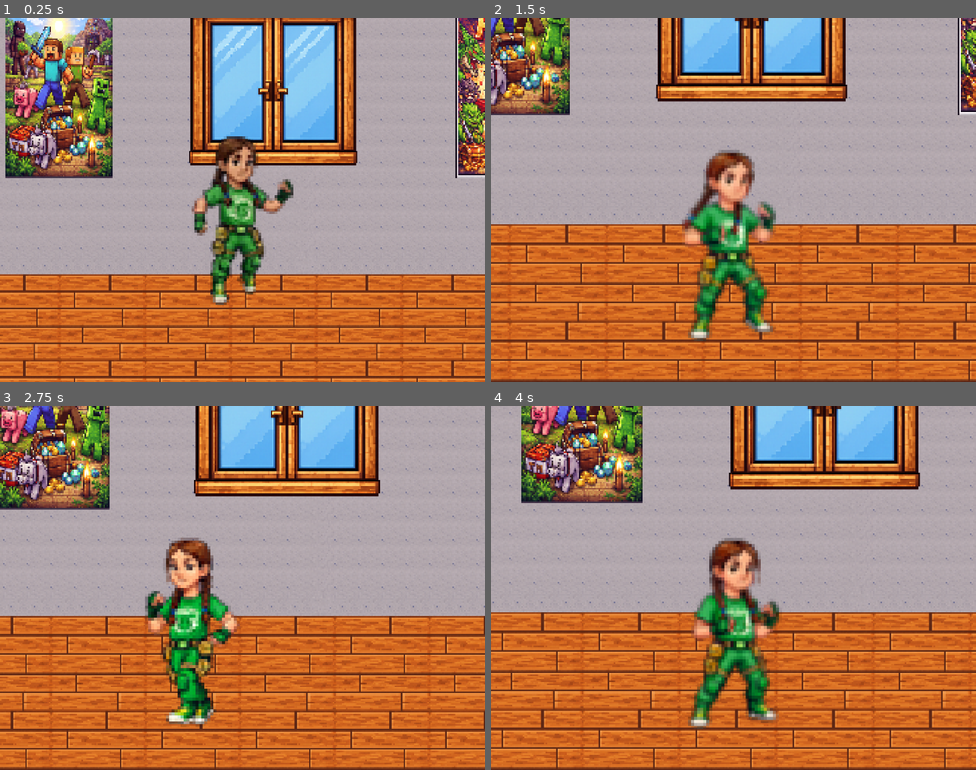
Above: before the commit, frames 1-4 (two rows, left to right).
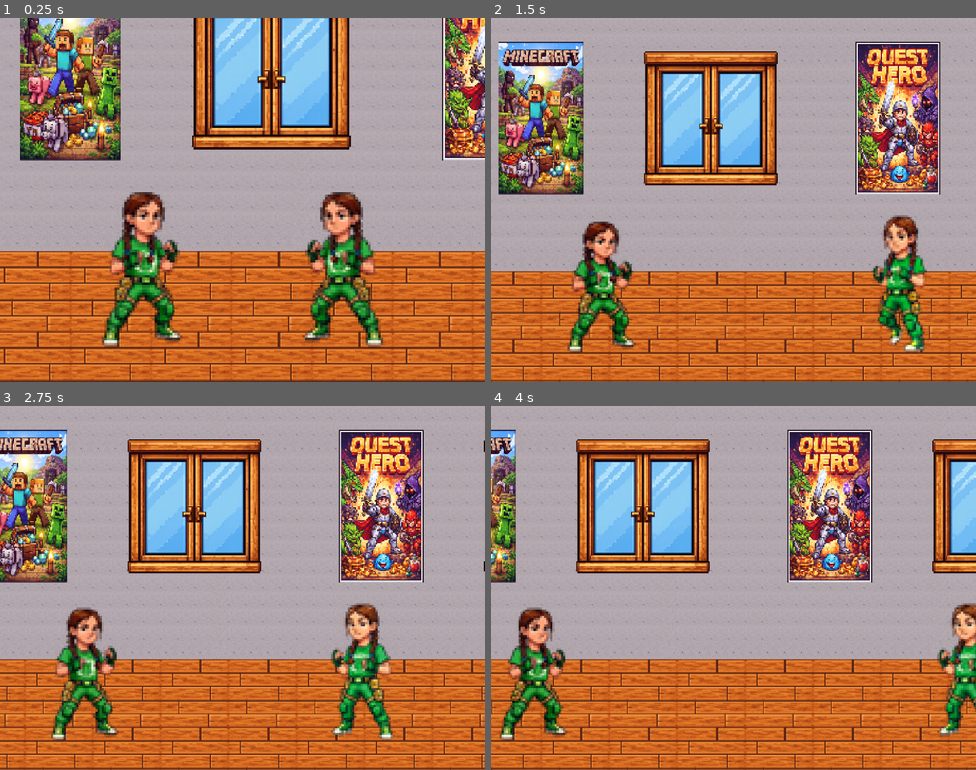
Above: after the commit, the same moments.

Repository: javierarguello/family-fight
Game: Godot game, scene res://scenes/game.tscn
Two runs of this game, one before a commit and one after it. Both use one fixed random seed, a clock stepped at 60 frames per second and the inputs below.
Inputs:
- Up to frame 1 (0.25 s): no input
- Up to frame 2 (1.5 s): hold Right (ui_right) from 0.53 s (still down); tap K (kick) at 0.6 s; tap Space (jump) at 0.77, 1.07 s; tap J (punch) at 0.8, 1.35 s
- Up to frame 3 (2.75 s): tap Space (jump) at 1.52, 1.55, 1.82, 2.1 s; release Right (ui_right) at 2.03 s; hold Left (ui_left) from 2.03 s (still down); tap K (kick) at 2.3 s
- Up to frame 4 (4 s): release Left (ui_left) at 2.78 s; hold Right (ui_right) from 2.78 s (still down); tap K (kick) at 2.85 s; tap Space (jump) at 3.02, 3.32, 3.77, 3.8 s; tap J (punch) at 3.05, 3.6 s

The runs differ from the first frame. In frame 1, 53% of the frame differs, in the area x 0-100%, y 0-100%; in frame 2, 65%; in frame 3, 63%; in frame 4, 65%.

Commit message:
multiple player support

Diff:
--- /dev/null
+++ b/characters/mila/mila.tres
@@ -0,0 +1,21 @@
+[gd_resource type="Resource" script_class="CharacterData" load_steps=6 format=3]
+
+[ext_resource type="Script" path="res://scripts/character_data.gd" id="1_script"]
+[ext_resource type="AudioStream" path="res://audio/mila_punch.wav" id="2_punch"]
+[ext_resource type="AudioStream" path="res://audio/mila_double_punch.wav" id="3_double_punch"]
+[ext_resource type="AudioStream" path="res://audio/mila_power_kick.wav" id="4_kick"]
+[ext_resource type="AudioStream" path="res://audio/mila_jump.wav" id="5_jump"]
+
+[resource]
+script = ExtResource("1_script")
+character_name = "Mila"
+speed = 130.0
+jump_velocity = -300.0
+sprite_frames = null
+punch_sound = ExtResource("2_punch")
+double_punch_sound = ExtResource("3_double_punch")
+kick_sound = ExtResource("4_kick")
+jump_sound = ExtResource("5_jump")
+punch_sound_frame = 2
+kick_sound_frame = 1
+jump_sound_frame = 1
--- a/project.godot
+++ b/project.godot
@@ -42,6 +42,70 @@
 , Object(InputEventJoypadButton,"resource_local_to_scene":false,"resource_name":"","device":-1,"button_index":0,"pressure":0.0,"pressed":false,"script":null)
 ]
 }
+p1_left={
+"deadzone": 0.2,
+"events": [Object(InputEventKey,"resource_local_to_scene":false,"resource_name":"","device":-1,"window_id":0,"alt_pressed":false,"shift_pressed":false,"ctrl_pressed":false,"meta_pressed":false,"pressed":false,"keycode":0,"physical_keycode":65,"key_label":0,"unicode":97,"location":0,"echo":false,"script":null)
+, Object(InputEventJoypadMotion,"resource_local_to_scene":false,"resource_name":"","device":0,"axis":0,"axis_value":-1.0,"script":null)
+, Object(InputEventJoypadButton,"resource_local_to_scene":false,"resource_name":"","device":0,"button_index":13,"pressure":0.0,"pressed":false,"script":null)
+]
+}
+p1_right={
+"deadzone": 0.2,
+"events": [Object(InputEventKey,"resource_local_to_scene":false,"resource_name":"","device":-1,"window_id":0,"alt_pressed":false,"shift_pressed":false,"ctrl_pressed":false,"meta_pressed":false,"pressed":false,"keycode":0,"physical_keycode":68,"key_label":0,"unicode":100,"location":0,"echo":false,"script":null)
+, Object(InputEventJoypadMotion,"resource_local_to_scene":false,"resource_name":"","device":0,"axis":0,"axis_value":1.0,"script":null)
+, Object(InputEventJoypadButton,"resource_local_to_scene":false,"resource_name":"","device":0,"button_index":14,"pressure":0.0,"pressed":false,"script":null)
+]
+}
+p1_jump={
+"deadzone": 0.2,
+"events": [Object(InputEventKey,"resource_local_to_scene":false,"resource_name":"","device":-1,"window_id":0,"alt_pressed":false,"shift_pressed":false,"ctrl_pressed":false,"meta_pressed":false,"pressed":false,"keycode":0,"physical_keycode":87,"key_label":0,"unicode":119,"location":0,"echo":false,"script":null)
+, Object(InputEventJoypadButton,"resource_local_to_scene":false,"resource_name":"","device":0,"button_index":0,"pressure":0.0,"pressed":false,"script":null)
+]
+}
+p1_punch={
+"deadzone": 0.2,
+"events": [Object(InputEventKey,"resource_local_to_scene":false,"resource_name":"","device":-1,"window_id":0,"alt_pressed":false,"shift_pressed":false,"ctrl_pressed":false,"meta_pressed":false,"pressed":false,"keycode":0,"physical_keycode":81,"key_label":0,"unicode":113,"location":0,"echo":false,"script":null)
+, Object(InputEventJoypadButton,"resource_local_to_scene":false,"resource_name":"","device":0,"button_index":2,"pressure":0.0,"pressed":false,"script":null)
+]
+}
+p1_kick={
+"deadzone": 0.2,
+"events": [Object(InputEventKey,"resource_local_to_scene":false,"resource_name":"","device":-1,"window_id":0,"alt_pressed":false,"shift_pressed":false,"ctrl_pressed":false,"meta_pressed":false,"pressed":false,"keycode":0,"physical_keycode":69,"key_label":0,"unicode":101,"location":0,"echo":false,"script":null)
+, Object(InputEventJoypadButton,"resource_local_to_scene":false,"resource_name":"","device":0,"button_index":1,"pressure":0.0,"pressed":false,"script":null)
+]
+}
+p2_left={
+"deadzone": 0.2,
+"events": [Object(InputEventKey,"resource_local_to_scene":false,"resource_name":"","device":-1,"window_id":0,"alt_pressed":false,"shift_pressed":false,"ctrl_pressed":false,"meta_pressed":false,"pressed":false,"keycode":0,"physical_keycode":4194319,"key_label":0,"unicode":0,"location":0,"echo":false,"script":null)
+, Object(InputEventJoypadMotion,"resource_local_to_scene":false,"resource_name":"","device":1,"axis":0,"axis_value":-1.0,"script":null)
+, Object(InputEventJoypadButton,"resource_local_to_scene":false,"resource_name":"","device":1,"button_index":13,"pressure":0.0,"pressed":false,"script":null)
+]
+}
+p2_right={
+"deadzone": 0.2,
+"events": [Object(InputEventKey,"resource_local_to_scene":false,"resource_name":"","device":-1,"window_id":0,"alt_pressed":false,"shift_pressed":false,"ctrl_pressed":false,"meta_pressed":false,"pressed":false,"keycode":0,"physical_keycode":4194321,"key_label":0,"unicode":0,"location":0,"echo":false,"script":null)
+, Object(InputEventJoypadMotion,"resource_local_to_scene":false,"resource_name":"","device":1,"axis":0,"axis_value":1.0,"script":null)
+, Object(InputEventJoypadButton,"resource_local_to_scene":false,"resource_name":"","device":1,"button_index":14,"pressure":0.0,"pressed":false,"script":null)
+]
+}
+p2_jump={
+"deadzone": 0.2,
+"events": [Object(InputEventKey,"resource_local_to_scene":false,"resource_name":"","device":-1,"window_id":0,"alt_pressed":false,"shift_pressed":false,"ctrl_pressed":false,"meta_pressed":false,"pressed":false,"keycode":0,"physical_keycode":4194320,"key_label":0,"unicode":0,"location":0,"echo":false,"script":null)
+, Object(InputEventJoypadButton,"resource_local_to_scene":false,"resource_name":"","device":1,"button_index":0,"pressure":0.0,"pressed":false,"script":null)
+]
+}
+p2_punch={
+"deadzone": 0.2,
+"events": [Object(InputEventKey,"resource_local_to_scene":false,"resource_name":"","device":-1,"window_id":0,"alt_pressed":false,"shift_pressed":false,"ctrl_pressed":false,"meta_pressed":false,"pressed":false,"keycode":0,"physical_keycode":79,"key_label":0,"unicode":111,"location":0,"echo":false,"script":null)
+, Object(InputEventJoypadButton,"resource_local_to_scene":false,"resource_name":"","device":1,"button_index":2,"pressure":0.0,"pressed":false,"script":null)
+]
+}
+p2_kick={
+"deadzone": 0.2,
+"events": [Object(InputEventKey,"resource_local_to_scene":false,"resource_name":"","device":-1,"window_id":0,"alt_pressed":false,"shift_pressed":false,"ctrl_pressed":false,"meta_pressed":false,"pressed":false,"keycode":0,"physical_keycode":80,"key_label":0,"unicode":112,"location":0,"echo":false,"script":null)
+, Object(InputEventJoypadButton,"resource_local_to_scene":false,"resource_name":"","device":1,"button_index":1,"pressure":0.0,"pressed":false,"script":null)
+]
+}
 
 [rendering]
 
--- a/scenes/game.tscn
+++ b/scenes/game.tscn
@@ -33,7 +33,8 @@
 scale = Vector2(2, 2)
 position_smoothing_enabled = true
 script = ExtResource("1_lbhrr")
-player_path = NodePath("../Player")
+player1_path = NodePath("../Player1")
+player2_path = NodePath("../Player2")
 tilemap_path = NodePath("../TileMap")
 
 [node name="TileMap" type="TileMap" parent="."]
@@ -46,9 +47,19 @@
 layer_2/name = "Layer2"
 layer_2/z_index = 3
 
-[node name="Player" parent="." instance=ExtResource("1_uwrxv")]
+[node name="Player1" parent="." instance=ExtResource("1_uwrxv")]
 z_index = 1
+position = Vector2(-80, 100)
 scale = Vector2(2, 2)
+opponent_path = NodePath("../Player2")
+tilemap_path = NodePath("../TileMap")
+
+[node name="Player2" parent="." instance=ExtResource("1_uwrxv")]
+z_index = 1
+position = Vector2(80, 100)
+scale = Vector2(2, 2)
+player_id = 2
+opponent_path = NodePath("../Player1")
 tilemap_path = NodePath("../TileMap")
 
 [node name="Floor" type="StaticBody2D" parent="."]
--- a/scripts/camera_2d.gd
+++ b/scripts/camera_2d.gd
@@ -1,8 +1,9 @@
 # CameraFollowClamp.gd
-# Godot 4.x
+# Godot 4.x - Supports following 1 or 2 players
 extends Camera2D
 
-@export var player_path: NodePath
+@export var player1_path: NodePath
+@export var player2_path: NodePath
 @export var tilemap_path: NodePath
 
 # --- FOLLOW ---
@@ -19,14 +20,22 @@
 @export var jump_zoom_amount: float = -0.15   # 0.15 = 15% zoom out
 @export_range(0.0, 20.0, 0.1) var zoom_speed: float = 6.0
 
-var _player: CharacterBody2D
+# --- DYNAMIC ZOOM (for 2 players) ---
+@export var enable_distance_zoom: bool = true
+@export var min_player_distance: float = 50.0
+@export var max_player_distance: float = 200.0
+@export var max_distance_zoom_out: float = -0.3
+
+var _player1: CharacterBody2D
+var _player2: CharacterBody2D
 var _tilemap: TileMap
 
 var _base_zoom: Vector2
 var _target_zoom: Vector2
 
 func _ready() -> void:
-	_player = get_node_or_null(player_path) as CharacterBody2D
+	_player1 = get_node_or_null(player1_path) as CharacterBody2D
+	_player2 = get_node_or_null(player2_path) as CharacterBody2D
 	_tilemap = get_node_or_null(tilemap_path) as TileMap
 
 	_base_zoom = zoom
@@ -35,17 +44,29 @@
 	_update_limits_from_tilemap()
 
 func _process(delta: float) -> void:
-	if _player == null:
+	if _player1 == null and _player2 == null:
 		return
 
 	_update_follow(delta)
-	_update_jump_zoom(delta)
+	_update_zoom(delta)
 
 # -------------------------
-# FOLLOW PLAYER
+# FOLLOW PLAYERS
 # -------------------------
 func _update_follow(delta: float) -> void:
-	var target: Vector2 = _player.global_position + look_ahead
+	var target: Vector2
+
+	if _player1 != null and _player2 != null:
+		# Follow midpoint between both players
+		target = (_player1.global_position + _player2.global_position) * 0.5
+	elif _player1 != null:
+		target = _player1.global_position
+	elif _player2 != null:
+		target = _player2.global_position
+	else:
+		return
+
+	target += look_ahead
 
 	if follow_speed <= 0.0:
 		global_position = target
@@ -56,20 +77,29 @@
 		global_position = global_position.round()
 
 # -------------------------
-# JUMP ZOOM
+# ZOOM (jump + distance)
 # -------------------------
-func _update_jump_zoom(delta: float) -> void:
-	if not enable_jump_zoom:
-		return
+func _update_zoom(delta: float) -> void:
+	var zoom_modifier: float = 0.0
 
-	var is_jumping := not _player.is_on_floor()
+	# Jump zoom (any player jumping)
+	if enable_jump_zoom:
+		var any_jumping := false
+		if _player1 != null and not _player1.is_on_floor():
+			any_jumping = true
+		if _player2 != null and not _player2.is_on_floor():
+			any_jumping = true
 
-	if is_jumping:
-		var zoom_out := 1.0 + jump_zoom_amount
-		_target_zoom = _base_zoom * zoom_out
-	else:
-		_target_zoom = _base_zoom
+		if any_jumping:
+			zoom_modifier += jump_zoom_amount
 
+	# Distance zoom (only if 2 players)
+	if enable_distance_zoom and _player1 != null and _player2 != null:
+		var distance := _player1.global_position.distance_to(_player2.global_position)
+		var t := clampf((distance - min_player_distance) / (max_player_distance - min_player_distance), 0.0, 1.0)
+		zoom_modifier += lerpf(0.0, max_distance_zoom_out, t)
+
+	_target_zoom = _base_zoom * (1.0 + zoom_modifier)
 	zoom = zoom.lerp(_target_zoom, 1.0 - exp(-zoom_speed * delta))
 
 # -------------------------
--- /dev/null
+++ b/scripts/character_data.gd
@@ -0,0 +1,28 @@
+class_name CharacterData
+extends Resource
+
+## Character configuration resource for parametrizable fighters
+
+@export_group("Identity")
+@export var character_name: String = "Fighter"
+
+@export_group("Stats")
+@export var speed: float = 130.0
+@export var jump_velocity: float = -300.0
+
+@export_group("Visuals")
+@export var sprite_frames: SpriteFrames
+
+@export_group("Audio")
+@export var punch_sound: AudioStream
+@export var double_punch_sound: AudioStream
+@export var kick_sound: AudioStream
+@export var jump_sound: AudioStream
+
+@export_group("Animation Sound Triggers")
+## Frame number when punch sound plays
+@export var punch_sound_frame: int = 2
+## Frame number when kick sound plays
+@export var kick_sound_frame: int = 1
+## Frame number when jump sound plays
+@export var jump_sound_frame: int = 1
--- a/scripts/player.gd
+++ b/scripts/player.gd
@@ -1,7 +1,20 @@
 extends CharacterBody2D
 
-const SPEED := 130.0
-const JUMP_VELOCITY := -300.0
+## Parametrizable fighter controller for 2-player support
+
+# ---- PLAYER IDENTITY ----
+@export_range(1, 2) var player_id: int = 1
+
+# ---- OPPONENT REFERENCE ----
+@export var opponent_path: NodePath
+var _opponent: CharacterBody2D
+
+# ---- CHARACTER DATA ----
+@export var character_data: CharacterData
+
+# ---- FALLBACK CONSTANTS (used if no character_data) ----
+const DEFAULT_SPEED := 130.0
+const DEFAULT_JUMP_VELOCITY := -300.0
 
 @export var anim_path: NodePath = ^"AnimatedSprite2D"
 @onready var voice: AudioStreamPlayer2D = $AudioStreamPlayer2D
@@ -21,11 +34,11 @@
 
 @onready var anim: AnimatedSprite2D = get_node_or_null(anim_path) as AnimatedSprite2D
 
-# ---- SOUNDS ----
-var punch_sound := preload("res://audio/mila_punch.wav")
-var double_punch_sound := preload("res://audio/mila_double_punch.wav")
-var power_kick_sound := preload("res://audio/mila_power_kick.wav")
-var jump_sound := preload("res://audio/mila_jump.wav")
+# ---- FALLBACK SOUNDS (used if no character_data) ----
+var _fallback_punch_sound: AudioStream = preload("res://audio/mila_punch.wav")
+var _fallback_double_punch_sound: AudioStream = preload("res://audio/mila_double_punch.wav")
+var _fallback_kick_sound: AudioStream = preload("res://audio/mila_power_kick.wav")
+var _fallback_jump_sound: AudioStream = preload("res://audio/mila_jump.wav")
 
 var is_attacking := false
 var current_attack: StringName = ""
@@ -43,12 +56,74 @@
 var _max_x: float = 0.0
 var _half_width: float = 0.0
 
+# ---- INPUT ACTIONS (computed from player_id) ----
+var _input_left: StringName
+var _input_right: StringName
+var _input_jump: StringName
+var _input_punch: StringName
+var _input_kick: StringName
+
+
+# =========================================================
+# COMPUTED PROPERTIES
+# =========================================================
+
+func _get_speed() -> float:
+	if character_data:
+		return character_data.speed
+	return DEFAULT_SPEED
+
+
+func _get_jump_velocity() -> float:
+	if character_data:
+		return character_data.jump_velocity
+	return DEFAULT_JUMP_VELOCITY
+
+
+func _get_punch_sound() -> AudioStream:
+	if character_data and character_data.double_punch_sound:
+		return character_data.double_punch_sound
+	return _fallback_double_punch_sound
+
+
+func _get_kick_sound() -> AudioStream:
+	if character_data and character_data.kick_sound:
+		return character_data.kick_sound
+	return _fallback_kick_sound
+
+
+func _get_jump_sound() -> AudioStream:
+	if character_data and character_data.jump_sound:
+		return character_data.jump_sound
+	return _fallback_jump_sound
+
+
+func _get_punch_sound_frame() -> int:
+	if character_data:
+		return character_data.punch_sound_frame
+	return 2
+
+
+func _get_kick_sound_frame() -> int:
+	if character_data:
+		return character_data.kick_sound_frame
+	return 1
+
+
+func _get_jump_sound_frame() -> int:
+	if character_data:
+		return character_data.jump_sound_frame
+	return 1
+
 
 # =========================================================
 # READY
 # =========================================================
 
 func _ready() -> void:
+	_setup_input_actions()
+	_opponent = get_node_or_null(opponent_path) as CharacterBody2D
+
 	if anim == null:
 		push_error("AnimatedSprite2D no encontrado.")
 		return
@@ -57,12 +132,25 @@
 		push_error("SpriteFrames no asignado.")
 		return
 
+	# Apply character sprite_frames if provided
+	if character_data and character_data.sprite_frames:
+		anim.sprite_frames = character_data.sprite_frames
+
 	_half_width = _compute_half_width_from_collider()
 	call_deferred("_update_bounds_from_tilemap")
 
 	_play_if_changed("idle")
 
 
+func _setup_input_actions() -> void:
+	var prefix := "p%d_" % player_id
+	_input_left = StringName(prefix + "left")
+	_input_right = StringName(prefix + "right")
+	_input_jump = StringName(prefix + "jump")
+	_input_punch = StringName(prefix + "punch")
+	_input_kick = StringName(prefix + "kick")
+
+
 # =========================================================
 # MAIN LOOP
 # =========================================================
@@ -77,10 +165,10 @@
 	kick_buffer = maxf(0.0, kick_buffer - delta)
 	punch_buffer = maxf(0.0, punch_buffer - delta)
 
-	if Input.is_action_just_pressed("kick"):
+	if Input.is_action_just_pressed(_input_kick):
 		kick_buffer = attack_buffer_seconds
 
-	if Input.is_action_just_pressed("punch"):
+	if Input.is_action_just_pressed(_input_punch):
 		punch_buffer = attack_buffer_seconds
 
 	# -------------------------
@@ -92,20 +180,27 @@
 	# -------------------------
 	# JUMP
 	# -------------------------
-	if Input.is_action_just_pressed("jump") and is_on_floor() and not is_attacking:
-		velocity.y = JUMP_VELOCITY
+	if Input.is_action_just_pressed(_input_jump) and is_on_floor() and not is_attacking:
+		velocity.y = _get_jump_velocity()
+
+	# -------------------------
+	# FACING DIRECTION (always face opponent)
+	# -------------------------
+	var facing_right := true
+	if _opponent != null:
+		facing_right = global_position.x < _opponent.global_position.x
+	anim.flip_h = not facing_right
 
 	# -------------------------
 	# MOVEMENT
 	# -------------------------
-	var direction := Input.get_axis("ui_left", "ui_right")
+	var direction := Input.get_axis(_input_left, _input_right)
 
 	if not is_attacking:
 		if direction != 0.0:
-			velocity.x = direction * SPEED
-			anim.flip_h = direction < 0.0
+			velocity.x = direction * _get_speed()
 		else:
-			velocity.x = move_toward(velocity.x, 0.0, SPEED)
+			velocity.x = move_toward(velocity.x, 0.0, _get_speed())
 	else:
 		velocity.x = 0.0
 
@@ -121,14 +216,16 @@
 		return
 
 	# -------------------------
-	# GROUND STATE
+	# GROUND STATE (forward = toward opponent, back = away from opponent)
 	# -------------------------
 	if not is_attacking:
 		if direction != 0.0:
-			if direction < 0.0:
+			# Determine if walking toward or away from opponent
+			var walking_toward_opponent := (direction > 0.0 and facing_right) or (direction < 0.0 and not facing_right)
+			if walking_toward_opponent:
+				_play_walk_forward()
+			else:
 				_play_walk_back(delta)
-			else:
-				_play_walk_forward()
 		else:
 			_stop_walk_back()
 			_play_if_changed("idle")
@@ -310,13 +407,14 @@
 	anim.speed_scale = 1.0
 	anim.play(name)
 
+
 func _on_animated_sprite_2d_frame_changed() -> void:
-	if anim and anim.animation == "punch" and anim.frame == 2:
-		voice.stream = double_punch_sound
+	if anim and anim.animation == "punch" and anim.frame == _get_punch_sound_frame():
+		voice.stream = _get_punch_sound()
 		voice.play()
-	elif anim and anim.animation == "kick" and anim.frame == 1:
-		voice.stream = power_kick_sound
+	elif anim and anim.animation == "kick" and anim.frame == _get_kick_sound_frame():
+		voice.stream = _get_kick_sound()
 		voice.play()
-	elif anim and anim.animation == "jump" and anim.frame == 1:
-		voice.stream = jump_sound
+	elif anim and anim.animation == "jump" and anim.frame == _get_jump_sound_frame():
+		voice.stream = _get_jump_sound()
 		voice.play()
Not shown, added: scripts/character_data.gd.uid
Binary file removed: scripts/kids-room.png
Not shown, removed: scripts/kids-room.png.import
Not shown, changed: sprites/kids-room.png.import
